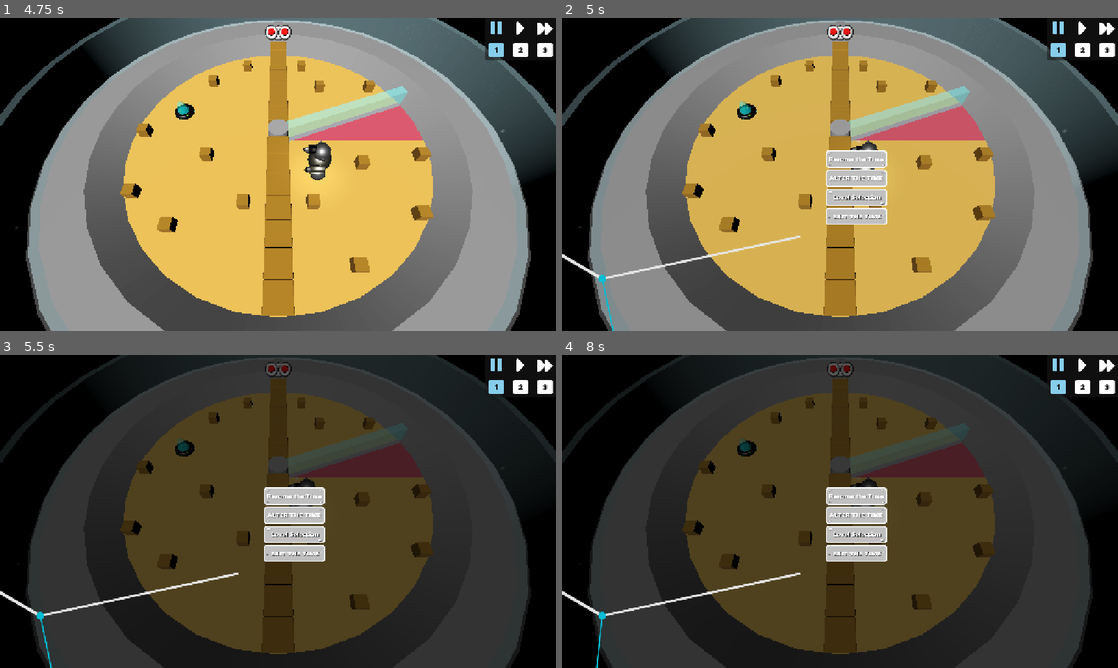
Above: before the commit, frames 1-4 (two rows, left to right).
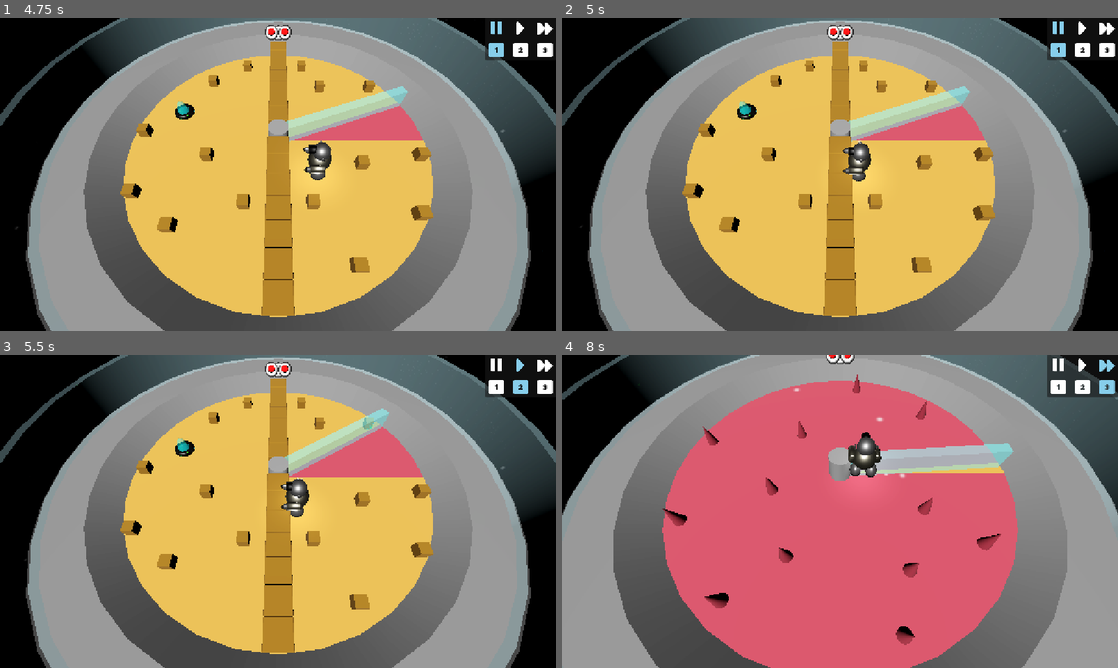
Above: after the commit, the same moments.

Repository: MisterIXI/gmtk25
Game: Godot game, scene res://scenes/levels/main_menu.tscn
Two runs of this game, one before a commit and one after it. Both use one fixed random seed, a clock stepped at 60 frames per second and the inputs below.
Inputs (mouse positions are in pixels of both pictures, inside the frame that each line leads up to):
- Up to frame 1 (4.75 s): click (294, 158) at 0.5 s; tap Enter at 1.25 s; move the mouse to (400, 158) at 1.27 s; hold D (move_right) 1.28-2.03 s; hold E (interact) 1.28-2.03 s; tap Space (jump) at 1.52, 2.27, 3.77, 4.52 s; move the mouse to (166, 190) at 2.02 s; hold S (move_down) 2.03-2.78 s; tap Mouse wheel up (zoom_in) at 2.1 s; move the mouse to (333, 105) at 2.77 s; hold D (move_right) 2.78-3.53 s; tap Mouse wheel down (zoom_out) at 2.85 s; move the mouse to (250, 237) at 3.52 s; hold W (move_up) 3.53-4.28 s; tap R at 3.6 s; move the mouse to (444, 221) at 4.27 s; hold A (move_left) from 4.28 s (still down); tap 1 at 4.35 s
- Up to frame 2 (5 s): keep holding A (move_left); tap Escape (escape) at 4.9 s
- Up to frame 3 (5.5 s): keep holding A (move_left); move the mouse to (111, 464) at 5.02 s; tap 2 at 5.1 s; tap Space (jump) at 5.27 s
- Up to frame 4 (8 s): tap P (pause) at 5.65 s; move the mouse to (867, 511) at 5.77 s; release A (move_left) at 5.78 s; hold S (move_down) 5.78-6.53 s; tap 3 at 5.85 s; move the mouse to (756, 433) at 6.52 s; hold D (move_right) 6.53-7.28 s; tap E (interact) at 6.6 s; tap Space (jump) at 6.77, 7.52 s; move the mouse to (962, 495) at 7.27 s; hold W (move_up) from 7.28 s (still down); tap Mouse wheel up (zoom_in) at 7.35 s

Frame 1 is identical in both runs. In frame 2, 3.0% of the frame differs, in the area x 0-59%, y 28-100%; in frame 3, 84%; in frame 4, 94%, in the area x 0-100%, y 0-100%.

Commit message:
bunch of fixes and first web build version

Diff:
--- a/scenes/Autoload/level_manager.gd
+++ b/scenes/Autoload/level_manager.gd
@@ -2,13 +2,16 @@
 #Here we pack all level in the inspector
 @export var level_nodes : Array[PackedScene]
 @export var menu_scene: PackedScene
+var level_beaten_status: Array[bool]
 
 signal level_changed()
 #private variables
 var current_scene = null
-var current_index : int = 0
+var current_index : int = -1
 # Called when the node enters the scene tree for the first time.
 func _ready() -> void:
+	for i in range(level_nodes.size()):
+		level_beaten_status.append(false)
 	pass # Replace with function body.
 
 
@@ -25,20 +28,27 @@
 
 func on_start_game() ->void:
 	call_deferred("_start_new_scene",level_nodes[0])
+	current_index = 0
 
 ### this function will switch in continues gaming after using the portal
 func on_next_level_change() ->void:
-	if current_scene == null:
-		go_to_menu()
-	else:
-		current_index += 1
-		call_deferred("_start_new_scene",level_nodes[current_index])
+
+	if current_index != -1:
+		level_beaten_status[current_index] = true
+		Mainmenu.update_level_beaten_states(level_beaten_status)
+	go_to_menu()
+	# if current_scene == null:
+	# 	go_to_menu()
+	# else:
+	# 	current_index += 1
+	# 	call_deferred("_start_new_scene",level_nodes[current_index])
 
 func go_to_menu() -> void:
 	get_tree().change_scene_to_packed.call_deferred(menu_scene)
 	current_scene = null
 
-func _start_new_scene(_scene : PackedScene) ->void:
+func _start_new_scene(_scene : PackedScene, id: int = -1) ->void:
+	current_index = id
 	Mainmenu.close_menu()
 	print("Start Next Level")
 	get_tree().change_scene_to_packed.call_deferred(_scene)
--- a/scenes/Autoload/level_manager.tscn
+++ b/scenes/Autoload/level_manager.tscn
@@ -1,12 +1,16 @@
-[gd_scene load_steps=6 format=3 uid="uid://bqkc68y8topor"]
+[gd_scene load_steps=10 format=3 uid="uid://bqkc68y8topor"]
 
 [ext_resource type="Script" uid="uid://b14fxw34uis1" path="res://scenes/Autoload/level_manager.gd" id="1_37j07"]
 [ext_resource type="PackedScene" uid="uid://cenjyqpw7aqeh" path="res://scenes/levels/tutorial_level_1.tscn" id="2_estbq"]
 [ext_resource type="PackedScene" uid="uid://csh06jwa6ggeh" path="res://scenes/levels/tutorial_level_2.tscn" id="3_vu5t8"]
 [ext_resource type="PackedScene" uid="uid://5aiw5ds5up6d" path="res://scenes/levels/tutorial_level_3.tscn" id="4_8pdqr"]
 [ext_resource type="PackedScene" uid="uid://6gf4lvwgbxde" path="res://scenes/levels/main_menu.tscn" id="5_8pdqr"]
+[ext_resource type="PackedScene" uid="uid://baj1f72vj36vq" path="res://scenes/levels/level_01.tscn" id="5_dch1j"]
+[ext_resource type="PackedScene" uid="uid://8kr3v3n3bh0u" path="res://scenes/levels/level_02.tscn" id="6_xxt20"]
+[ext_resource type="PackedScene" uid="uid://dqu61lw10tinb" path="res://scenes/levels/level_03.tscn" id="7_gyb26"]
+[ext_resource type="PackedScene" uid="uid://bbvvfrrl6yfc1" path="res://scenes/levels/level_04.tscn" id="8_gjckk"]
 
 [node name="Level_Manager" type="Node"]
 script = ExtResource("1_37j07")
-level_nodes = Array[PackedScene]([ExtResource("2_estbq"), ExtResource("3_vu5t8"), ExtResource("4_8pdqr")])
+level_nodes = Array[PackedScene]([ExtResource("2_estbq"), ExtResource("3_vu5t8"), ExtResource("4_8pdqr"), ExtResource("5_dch1j"), ExtResource("6_xxt20"), ExtResource("7_gyb26"), ExtResource("8_gjckk")])
 menu_scene = ExtResource("5_8pdqr")
--- a/scenes/levels/level_02.tscn
+++ b/scenes/levels/level_02.tscn
@@ -29,7 +29,6 @@
 [node name="Portal" parent="Disk0" node_paths=PackedStringArray("_door_mechanic") groups=["wipeable"] instance=ExtResource("3_ppbiy")]
 transform = Transform3D(1, 0, 0, 0, 1, 0, 0, 0, 1, -5.66193, 1, 11.723)
 _door_mechanic = NodePath("../Trigger_Door_Mechanic")
-portal_is_enabled = true
 
 [node name="Trigger_Door_Mechanic" parent="Disk0" node_paths=PackedStringArray("trigger_collection") instance=ExtResource("4_c6rld")]
 transform = Transform3D(0.3, 0, 0, 0, 0.172073, -0.245746, 0, 0.245746, 0.172073, 0, 2, -17)
--- a/scenes/levels/level_04.tscn
+++ b/scenes/levels/level_04.tscn
@@ -25,7 +25,6 @@
 [node name="Portal" parent="Disk0" node_paths=PackedStringArray("_door_mechanic") groups=["wipeable"] instance=ExtResource("3_gkpor")]
 transform = Transform3D(1, 0, 0, 0, 1, 0, 0, 0, 1, -8, 1, -4)
 _door_mechanic = NodePath("../Trigger_Door_Mechanic")
-portal_is_enabled = true
 
 [node name="Trigger_Door_Mechanic" parent="Disk0" node_paths=PackedStringArray("trigger_collection") instance=ExtResource("4_a0uur")]
 transform = Transform3D(0.3, 0, 0, 0, 0.172073, -0.245746, 0, 0.245746, 0.172073, 0, 2, -17)
--- a/scenes/main-menu/level_options.gd
+++ b/scenes/main-menu/level_options.gd
@@ -18,4 +18,4 @@
 		var _new_button = _packed_scene_button_base.instantiate() as Button
 		_grid_container.add_child(_new_button)
 		_new_button.text = "Level "+ str(i+1)
-		_new_button.pressed.connect(LevelManager._start_new_scene.bind(array_level_items[i]))
+		_new_button.pressed.connect(LevelManager._start_new_scene.bind(array_level_items[i], i))
--- a/scenes/main-menu/mainmenu.gd
+++ b/scenes/main-menu/mainmenu.gd
@@ -13,13 +13,13 @@
 var active_tween: Tween
 var _is_game_paused: bool = false
 
-func _input(event: InputEvent) -> void:
-	if event.is_action_pressed("escape") and !_is_game_paused:
-		#Pause Game
-		print("PAUSED GAME")
-		#click sound
-		SoundManager.playSound(SoundManager.SOUND.CLICK)
-		_on_button_paused_game_pressed()
+# func _input(event: InputEvent) -> void:
+# 	if event.is_action_pressed("escape") and !_is_game_paused:
+# 		#Pause Game
+# 		print("PAUSED GAME")
+# 		#click sound
+# 		SoundManager.playSound(SoundManager.SOUND.CLICK)
+# 		_on_button_paused_game_pressed()
 
 func _init():
 	hide()
@@ -197,3 +197,13 @@
 	show()
 	main_menu_buttons.modulate = Color.WHITE
 	main_menu_buttons.show()
+
+
+func update_level_beaten_states(status_arr: Array[bool]) -> void:
+	print("states: ", status_arr)
+	if not is_inside_tree():
+		await tree_entered
+	var children = level_options._grid_container.get_children()
+	for i in range(children.size()):
+		children[i].modulate = Color.GREEN if status_arr[i] else Color.WHITE
+	pass
Not shown: 1 places in scenes/Autoload/game_main.tscn that only renumber resources
Not shown: 1 places in scenes/levels/level_04.tscn that only renumber resources
Not shown: 1 places in scenes/main-menu/level_button_Base.tscn that only renumber resources
